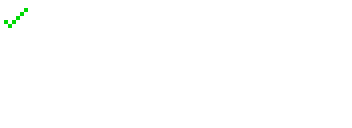
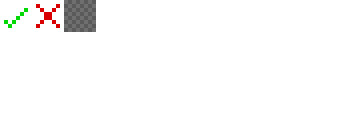
Layered file, before and after one edit (352×128). Changes by layer:
painted on "spritesheet0.png" over [left=36, top=0, right=96, bottom=32]
